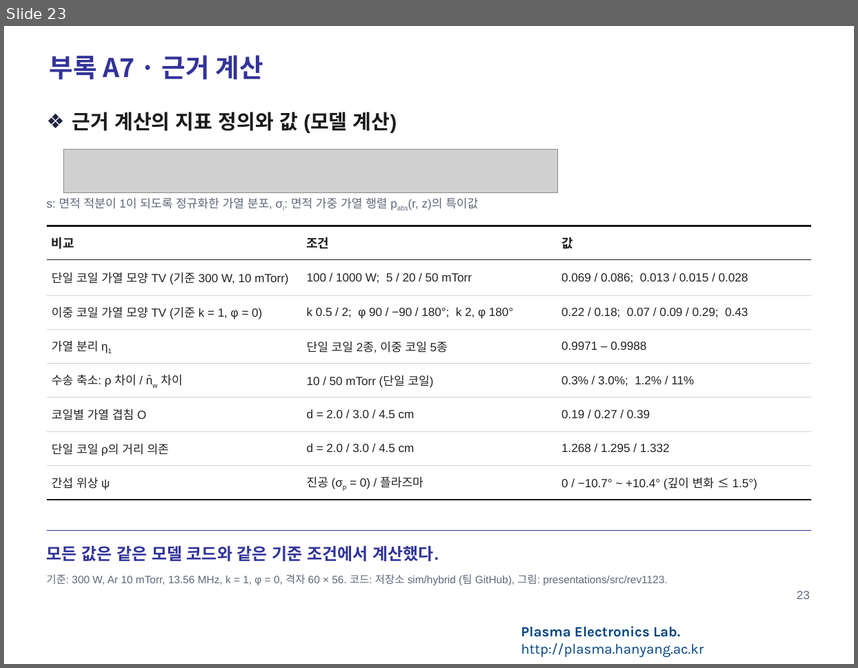
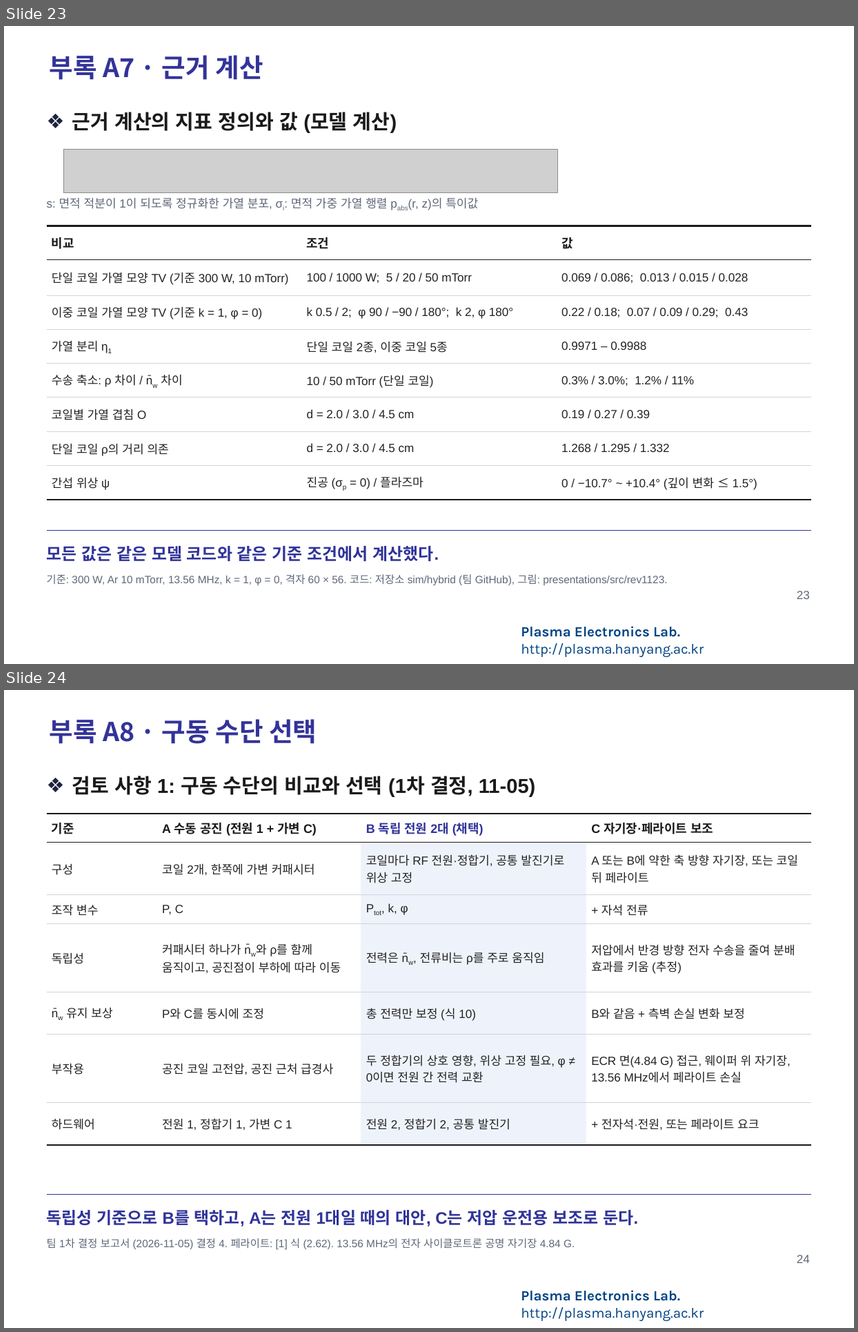
Before and after one commit to garlicjam-pyo/plasma, a slide deck: presentations/1차발표_피드백반영판.pptx. Shown one above the other, each under a label of ours: slide 23 before the commit, slides 23 and 24 after it. The pictures are 858x668 and 858x1332 pixels, drawn with LibreOffice and Linux fonts; fonts in the diff are those of the drawing; grey boxes stand for pictures; background and template pictures are left out. Boxes give left, top, right and bottom in pixels: in the first picture for what was removed or moved away, otherwise in the second. Text is boxed around its words. In the diff, an @@ line names an element or a change of style, - is before the commit and + after.

```diff
--- a/presentations/1차발표_피드백반영판.pptx
+++ b/presentations/1차발표_피드백반영판.pptx
@@ slide 24 added at [4,690,854,1328], background #FFFFFF; not listed: 1 template element that a slide beside it also shows @@
@@ title added at [50,719,317,744], 22 pt, text #333399, bold @@
+부록 A8 · 구동 수단 선택
@@ text added at [72,776,536,796], 17 pt, text #1A1A1A, bold @@
+❖ 검토 사항 1: 구동 수단의 비교와 선택 (1차 결정, 11-05)
@@ table added at [47,814,811,1145], 7 rows, 4 columns @@
+기준 | A 수동 공진 (전원 1 + 가변 C) | B 독립 전원 2대 (채택) | C 자기장·페라이트 보조
+구성 | 코일 2개, 한쪽에 가변 커패시터 | 코일마다 RF 전원·정합기, 공통 발진기로 위상 고정 | A 또는 B에 약한 축 방향 자기장, 또는 코일 뒤 페라이트
+조작 변수 | P, C | Ptot, k, φ | + 자석 전류
+독립성 | 커패시터 하나가 n̄w와 ρ를 함께 움직이고, 공진점이 부하에 따라 이동 | 전력은 n̄w, 전류비는 ρ를 주로 움직임 | 저압에서 반경 방향 전자 수송을 줄여 분배 효과를 키움 (추정)
+n̄w 유지 보상 | P와 C를 동시에 조정 | 총 전력만 보정 (식 10) | B와 같음 + 측벽 손실 변화 보정
+부작용 | 공진 코일 고전압, 공진 근처 급경사 | 두 정합기의 상호 영향, 위상 고정 필요, φ ≠ 0이면 전원 간 전력 교환 | ECR 면(4.84 G) 접근, 웨이퍼 위 자기장, 13.56 MHz에서 페라이트 손실
+하드웨어 | 전원 1, 정합기 1, 가변 C 1 | 전원 2, 정합기 2, 공통 발진기 | + 전자석·전원, 또는 페라이트 요크
@@ line added from (47, 1194) to (811, 1194), #303399 1 pt @@
@@ text added at [47,1210,638,1228], 14 pt, text #303399, bold @@
+독립성 기준으로 B를 택하고, A는 전원 1대일 때의 대안, C는 저압 운전용 보조로 둔다.
@@ text added at [47,1238,575,1249], 9 pt, text #5F6779 @@
+팀 1차 결정 보고서 (2026-11-05) 결정 4. 페라이트: [1] 식 (2.62). 13.56 MHz의 전자 사이클로트론 공명 자기장 4.84 G.
@@ page number added at [797,1254,810,1263], 10 pt, text #5F6779 @@
+24
```
Also in this commit, not shown: 13 slides changed, 1 other slide added, 1 slide removed, 15 other files.
